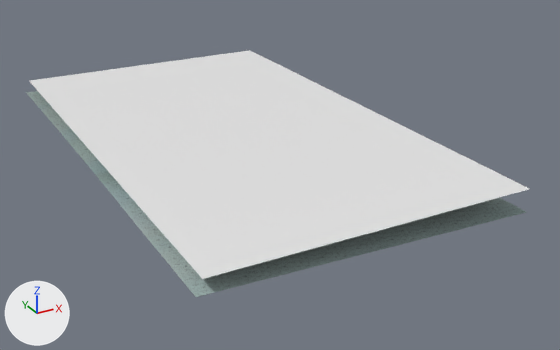
The glTF model eloria-assets/maps/continent-v2/saltsound/client/chunks/11_08/world.glb as it was, and as the next commit left it.
Rendered twice from a 50 mm camera at (55.6, 107.1, 50.1) aimed at (120.1, 224.4, -8.5). Every picture has the same lights, and +X, +Y and +Z are marked at lower left. The older version comes first. Where no turn or scale is listed for an object, it has been applied to the vertices. Vertices at exactly the same position are counted once.

The first picture shows 'AuthoredGround_saltsoundBase_saltsound_11_08', 'Terrain_saltsound_11_08', 'Water_saltsound_11_08'.
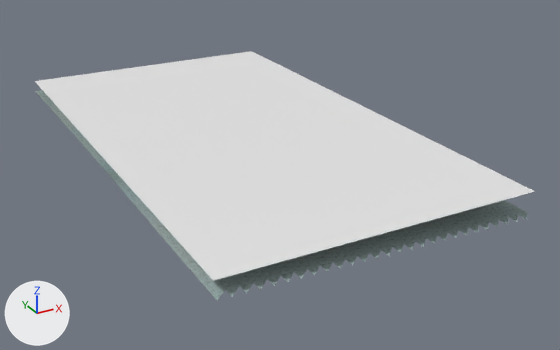
Boxes [x1, y1, x2, y2] around the edits, measured in the pictures (560 x 350 px):
'Water_saltsound_11_08', reshaped
    before: [30, 50, 529, 279]
    after: [35, 51, 535, 281]
'AuthoredGround_saltsoundBase_saltsound_11_08', reshaped (mostly hidden)
    before: [30, 91, 526, 297]
    after: [37, 91, 527, 301]
'Terrain_saltsound_11_08', reshaped (mostly hidden)
    before: [26, 91, 503, 297]
    after: [35, 90, 188, 267]
part 1 of me_terrain_saltsound_11_08, deleted
    before: [26, 91, 207, 297]
part 3 of me_authoredground_saltsoundbase_saltsound_11_08, reshaped
    before: [30, 91, 210, 297]
    after: [211, 212, 527, 301]

The change, as a list of edits to the scene's bpy script:
```text
Change me_terrain_saltsound_11_08:
    used by ob_terrain_saltsound_11_08; location = (-2059.0, 6521.0, 0.0)
    remove me_terrain_saltsound_11_08.from_pydata(...)  # 1421 vertices, 2688 faces; spans x 2145.0..2201.0, y -6337.0..-6241.0, z -4.0..-2.1
    add me_terrain_saltsound_11_08.from_pydata(...)  # 1372 vertices, 2592 faces; spans x 2147.0..2201.0, y -6337.0..-6241.0, z -4.0..-2.2
    me_terrain_saltsound_11_08 part 1
    49 vertices are removed from x 2145.0, y -6337.0..-6241.0, z -2.5..-2.1
    96 faces are deleted
Change me_water_saltsound_11_08:
    used by ob_water_saltsound_11_08; location = (-2059.0, 6521.0, 0.0)
    remove me_water_saltsound_11_08.from_pydata(...)  # 4 vertices, 2 faces; spans x 2146.0..2201.0, y -6337.0..-6241.0, z 0.0
    add me_water_saltsound_11_08.from_pydata(...)  # 4 vertices, 2 faces; spans x 2147.0..2201.0, y -6338.0..-6242.0, z 0.0
    me_water_saltsound_11_08 part 2
    me_water_saltsound_11_08.vertices[0].co: (2201.0, -6241.0, 0.0) -> (2201.0, -6242.0, 0.0)  # pixel (249, 50) -> pixel (251, 51)
    me_water_saltsound_11_08.vertices[1].co: (2146.0, -6241.0, 0.0) -> (2147.0, -6242.0, 0.0)  # pixel (28, 80) -> pixel (34, 81)
    me_water_saltsound_11_08.vertices[2].co: (2146.0, -6337.0, 0.0) -> (2147.0, -6338.0, 0.0)  # pixel (202, 278) -> pixel (213, 280)
    me_water_saltsound_11_08.vertices[3].co: (2201.0, -6337.0, 0.0) -> (2201.0, -6338.0, 0.0)  # pixel (530, 188) -> pixel (535, 191)
Change me_authoredground_saltsoundbase_saltsound_11_08:
    used by ob_authoredground_saltsoundbase_saltsound_11_08; location = (-2059.0, 6521.0, 0.0)
    remove me_authoredground_saltsoundbase_saltsound_11_08.from_pydata(...)  # 1420 vertices, 2640 faces; spans x 2145.0..2201.0, y -6337.0..-6241.0, z -4.0..-2.1
    add me_authoredground_saltsoundbase_saltsound_11_08.from_pydata(...)  # 1398 vertices, 2592 faces; spans x 2147.0..2201.0, y -6339.0..-6241.0, z -4.0..-2.1
    me_authoredground_saltsoundbase_saltsound_11_08 part 3
    49 vertices are removed from x 2145.0..2147.0, y -6337.0..-6241.0, z -2.6..-2.1
    75 faces are deleted
    2 vertices are added at (2149.0, -6339.0, -2.5), (2193.0, -6339.0, -3.8)
    25 new vertices lie (0.0, -2.0, 0.0) away from vertices in x 2147.0..2199.0, y -6337.0, z -3.9..-2.4
    27 new faces join them
```
